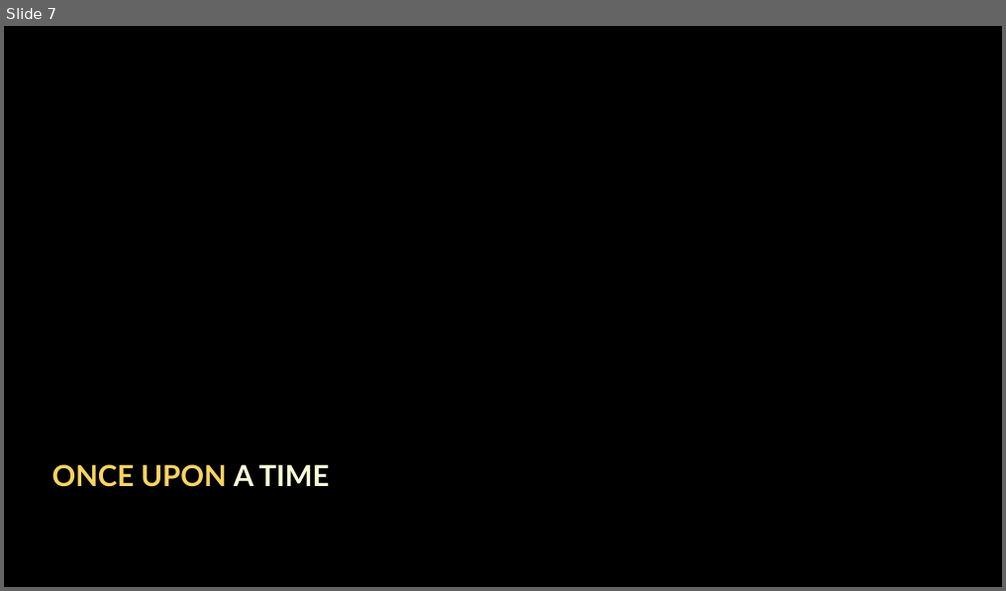
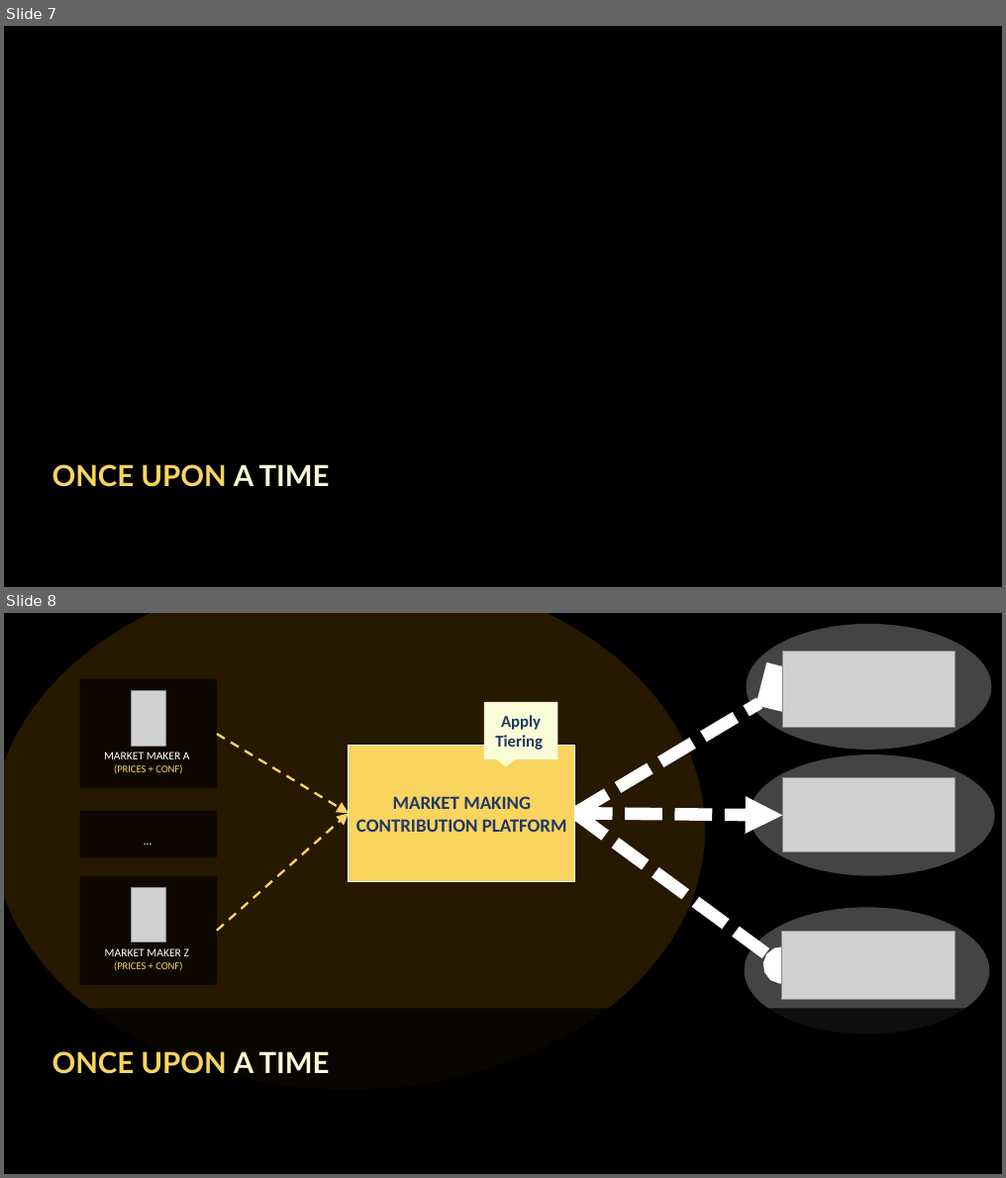
Before and after one commit to tpierrain/talk-de-l-autre-cote-du-miroir, a slide deck: DeLAutreCoteDuMiroir.pptx. Shown one above the other, each under a label of ours: slide 7 before the commit, slides 7 and 8 after it. The pictures are 1006x591 and 1006x1178 pixels, drawn with LibreOffice and Linux fonts; fonts in the diff are those of the drawing; grey boxes stand for pictures; background and template pictures are left out. Boxes give left, top, right and bottom in pixels: in the first picture for what was removed or moved away, otherwise in the second. Text is boxed around its words. In the diff, an @@ line names an element or a change of style, - is before the commit and + after.

Commit message:
Improve slides

```diff
--- a/DeLAutreCoteDuMiroir.pptx
+++ b/DeLAutreCoteDuMiroir.pptx
@@ slide 8 added at (x1=4, y1=613, x2=1002, y2=1174), background picture (left out) @@
@@ ellipse added at (x1=4, y1=613, x2=706, y2=1090), fill #DD8B01 at 35% opacity @@
@@ rectangle added at (x1=4, y1=613, x2=1002, y2=1174), fill #000000 at 49% opacity @@
@@ ellipse added at (x1=746, y1=624, x2=992, y2=750), fill #D9D9D9 at 62% opacity @@
@@ picture added at (x1=782, y1=652, x2=954, y2=727) @@
@@ rectangle added at (x1=79, y1=679, x2=217, y2=789), fill #000000 at 64% opacity @@
@@ picture added at (x1=132, y1=691, x2=165, y2=747) @@
@@ arrow added from (575, 814) to (782, 689), #FFFFFF 12 pt dashed @@
@@ speech box added at (x1=484, y1=703, x2=557, y2=760), fill #FAFCD7, outline #FAFCD7 1 pt, 16 pt, text #203864, bold @@
+Apply Tiering
@@ text added at (x1=104, y1=752, x2=190, y2=774), 10 pt, text #F9D45F @@
+MARKET MAKER A
+(PRICES + CONF)
@@ arrow added from (217, 735) to (349, 814), #F9D45F 2.25 pt dashed @@
@@ rectangle added at (x1=349, y1=745, x2=575, y2=881), fill #F9D45F, outline #FFFFFF 1 pt, 18 pt, text #203864, bold @@
+MARKET MAKING CONTRIBUTION PLATFORM
@@ ellipse added at (x1=749, y1=755, x2=995, y2=875), fill #D9D9D9 at 62% opacity @@
@@ picture added at (x1=782, y1=778, x2=954, y2=853) @@
@@ rectangle added at (x1=79, y1=811, x2=217, y2=858), fill #000000 at 64% opacity @@
@@ arrow added from (217, 931) to (349, 814), #F9D45F 2.25 pt dashed @@
@@ arrow added from (575, 814) to (782, 815), #FFFFFF 12 pt dashed @@
@@ arrow added from (575, 814) to (782, 965), #FFFFFF 12 pt dashed @@
@@ text added at (x1=88, y1=830, x2=206, y2=839), 11 pt, text #FFFFFF @@
+…
@@ rectangle added at (x1=79, y1=875, x2=217, y2=985), fill #000000 at 64% opacity @@
@@ picture added at (x1=132, y1=887, x2=165, y2=943) @@
@@ ellipse added at (x1=745, y1=907, x2=990, y2=1034), fill #D9D9D9 at 62% opacity @@
@@ picture added at (x1=782, y1=931, x2=954, y2=1000) @@
@@ text added at (x1=105, y1=949, x2=189, y2=971), 10 pt, text #F9D45F @@
+MARKET MAKER Z
+(PRICES + CONF)
@@ rectangle added at (x1=4, y1=1008, x2=1002, y2=1113), fill #000000 at 78% opacity @@
@@ text added at (x1=53, y1=1052, x2=330, y2=1074), 28 pt, text #F9D45F, bold @@
+ONCE UPON A TIME
```
